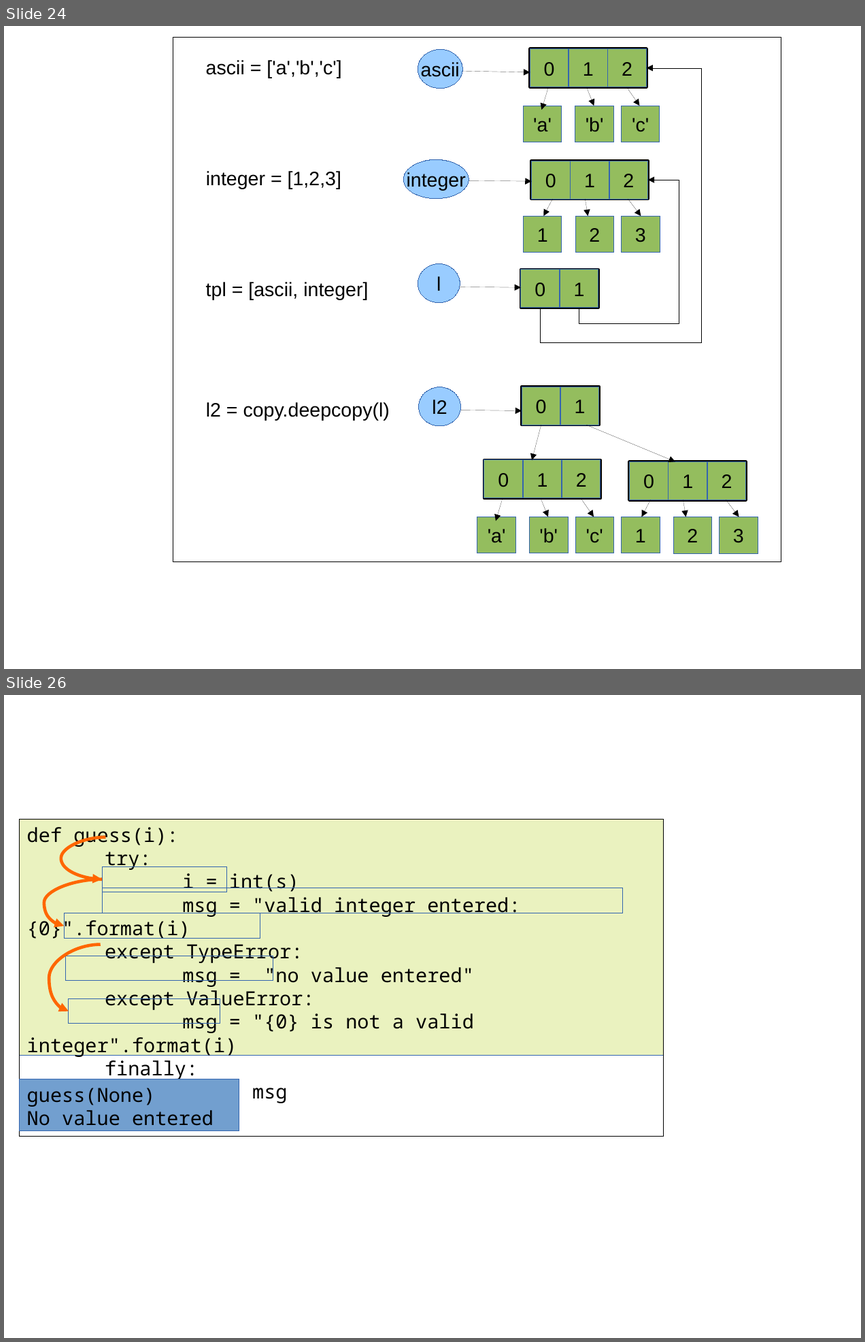
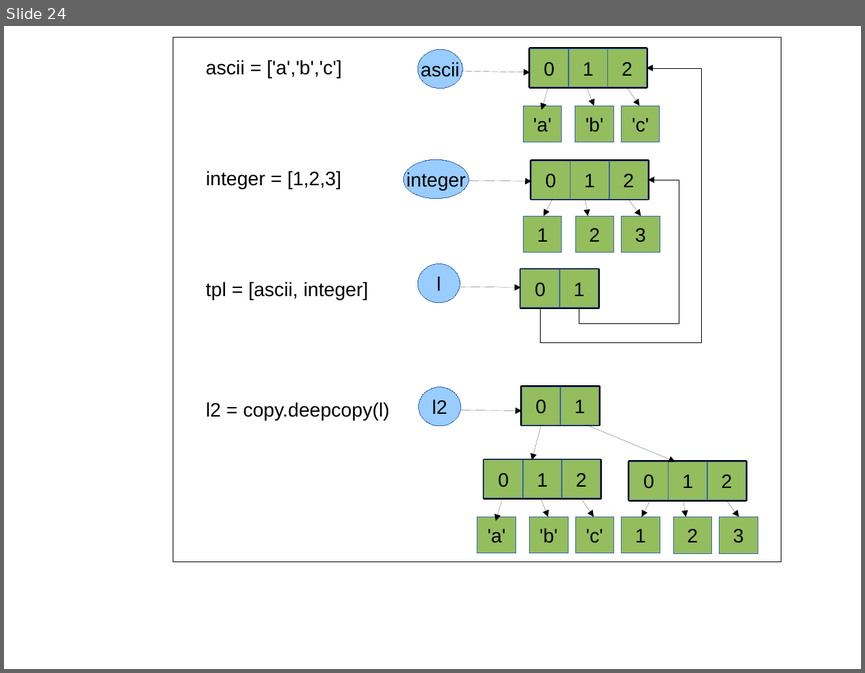
Before and after one commit to C3BI-pasteur-fr/python-course-1, a slide deck: figures.odp. Shown one above the other, each under a label of ours: slides 24 and 26 before the commit, slide 24 after it; the slides between them are not shown. The pictures are 865x1342 and 865x673 pixels, drawn with LibreOffice and Linux fonts; fonts in the diff are those of the drawing. Boxes give left, top, right and bottom in pixels: in the first picture for what was removed or moved away, otherwise in the second. Text is boxed around its words. In the diff, an @@ line names an element or a change of style, - is before the commit and + after.

Commit message:
add figures and code for catching exceptions section

```diff
--- a/figures.odp
+++ b/figures.odp
@@ slide 26 removed at (4,695,861,1338), background #FFFFFF @@
@@ rectangle removed at (20,819,664,1055) @@
@@ rectangle removed at (20,819,664,1136) @@
-def guess(i):
-try:
-i = int(s)
-msg = "valid integer entered: {0}".format(i)
-except TypeError:
-msg = "no value entered"
-except ValueError:
-msg = "{0} is not a valid integer".format(i)
-finally:
-print msg
@@ curved arrow removed from (106, 837) to (102, 879) @@
@@ rectangle removed at (102,867,226,892) @@
@@ curved arrow removed from (102, 879) to (64, 926) @@
@@ rectangle removed at (102,888,623,913) @@
@@ rectangle removed at (64,913,260,938) @@
@@ curved arrow removed from (101, 945) to (69, 1011) @@
@@ rectangle removed at (65,955,273,981) @@
@@ rectangle removed at (69,998,220,1023) @@
@@ rectangle removed at (20,1079,239,1131) @@
-guess(None)
-No value entered
```
Also in this commit, not shown: 4 slides added, 2 other slides removed, 5 other files.
